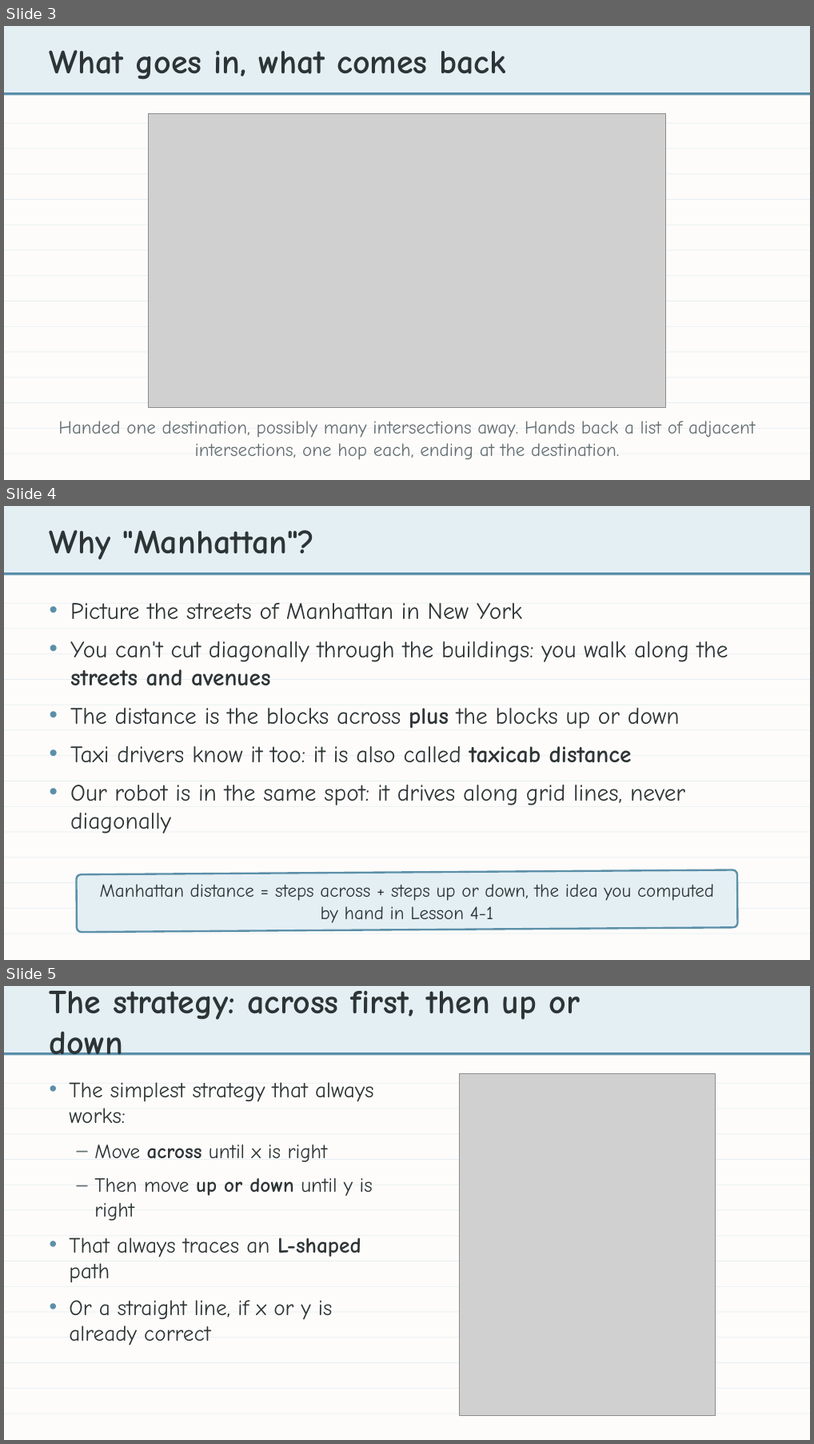
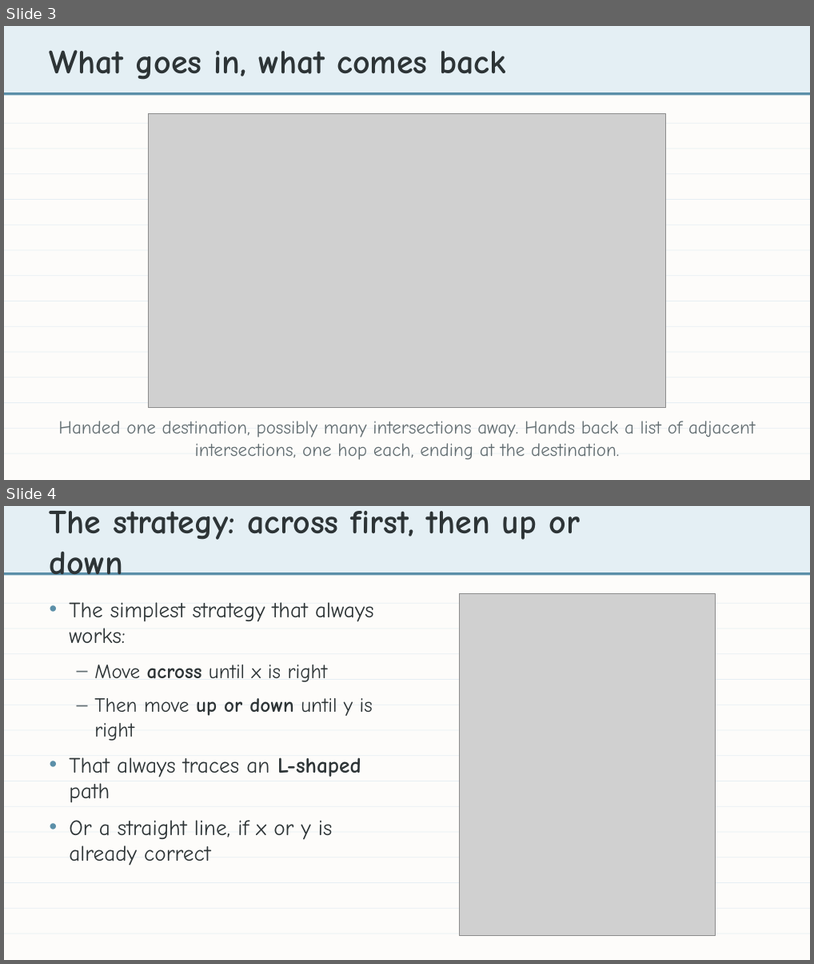
Before and after one commit to bradamiller/LearningPython, a slide deck: static/slides/module-04-manhattan/module-4-lesson-04-the-manhattan-algorithm.pptx. Shown one above the other, each under a label of ours: slides 3, 4 and 5 before the commit, slides 3 and 4 after it. The pictures are 814x1444 and 814x964 pixels, drawn with LibreOffice and Linux fonts; fonts in the diff are those of the drawing; grey boxes stand for pictures. Boxes give left, top, right and bottom in pixels: in the first picture for what was removed or moved away, otherwise in the second. Text is boxed around its words. In the diff, an @@ line names an element or a change of style, - is before the commit and + after.

```diff
--- a/static/slides/module-04-manhattan/module-4-lesson-04-the-manhattan-algorithm.pptx
+++ b/static/slides/module-04-manhattan/module-4-lesson-04-the-manhattan-algorithm.pptx
@@ slide 4 removed at (4,506,810,960), background #FDFCFA @@
@@ rectangle removed at (4,506,810,572) @@
@@ text removed at (50,530,314,560) @@
-Why "Manhattan"?
@@ rectangle removed at (4,572,810,575) @@
@@ rectangle removed at (4,603,810,604) @@
@@ text removed at (70,603,729,833) @@
-• Picture the streets of Manhattan in New York
-• You can't cut diagonally through the buildings: you walk along the streets and avenues
-• The distance is the blocks across plus the blocks up or down
-• Taxi drivers know it too: it is also called taxicab distance
-• Our robot is in the same spot: it drives along grid lines, never diagonally
@@ rectangle removed at (4,628,810,629) @@
@@ rectangle removed at (4,654,810,654) @@
@@ rectangle removed at (4,679,810,680) @@
@@ rectangle removed at (4,704,810,705) @@
@@ rectangle removed at (4,730,810,731) @@
@@ rectangle removed at (4,756,810,756) @@
@@ rectangle removed at (4,780,810,781) @@
@@ rectangle removed at (4,806,810,807) @@
@@ rectangle removed at (4,832,810,832) @@
@@ rectangle removed at (4,857,810,857) @@
@@ rectangle removed at (4,882,810,883) @@
@@ rounded rectangle removed at (77,870,738,932) @@
@@ text removed at (100,884,714,923) @@
-Manhattan distance = steps across + steps up or down, the idea you computed by hand in Lesson 4-1
@@ rectangle removed at (4,908,810,908) @@
@@ rectangle removed at (4,933,810,934) @@
@@ what was slide 5 is now slide 4 @@
```
Also in this commit, not shown: 1 slide changed, 2 other slides removed, 2 other files.
